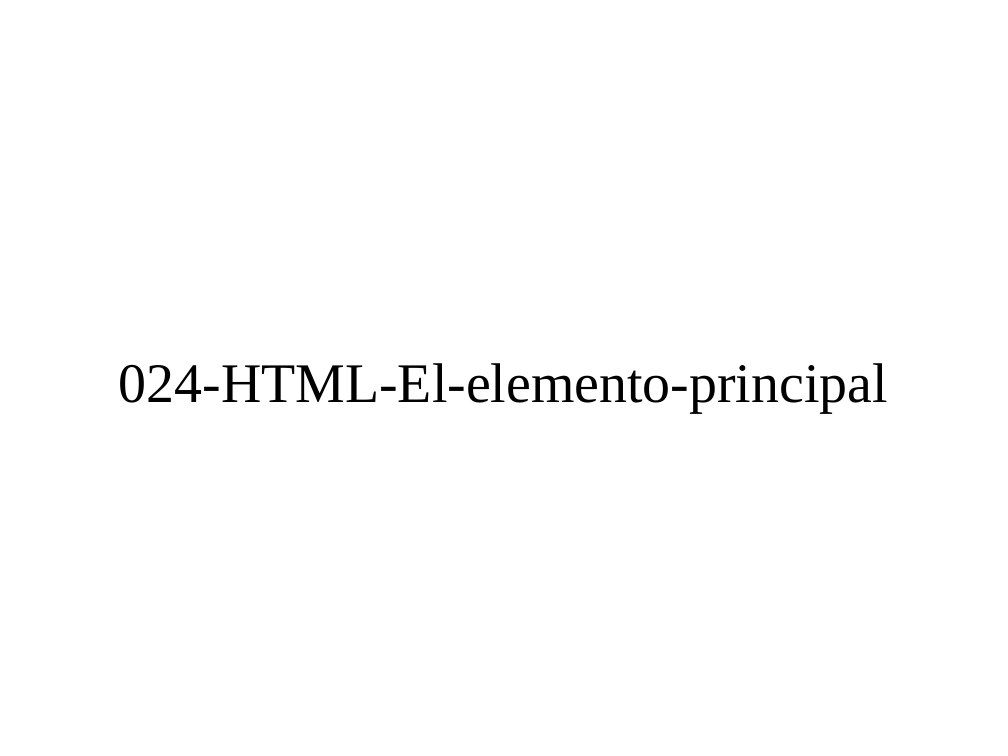
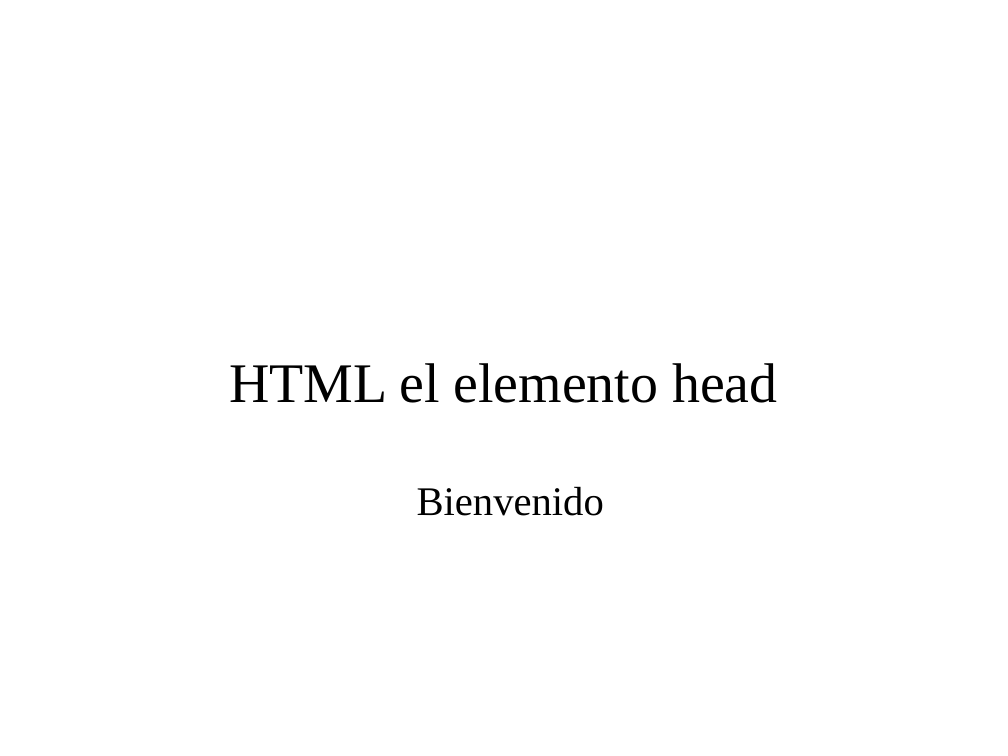
Before and after one commit to codefuncode/Curso-de-HTML-2020, a slide deck: slide 1 of 01-Tutorial-HTML/024-HTML-El-elemento-principal/024-HTML-El-elemento-principal.odp. Drawn at 1008x756 pixels with LibreOffice and Linux fonts; fonts in the diff are those of the drawing; background and template pictures are left out. Boxes give left, top, right and bottom in pixels: in the first picture for what was removed or moved away, otherwise in the second. Text is boxed around its words. In the diff, an @@ line names an element or a change of style, - is before the commit and + after.

```diff
--- a/01-Tutorial-HTML/024-HTML-El-elemento-principal/024-HTML-El-elemento-principal.odp
+++ b/01-Tutorial-HTML/024-HTML-El-elemento-principal/024-HTML-El-elemento-principal.odp
@@ title at (229,363,777,403): text changed @@
-024-HTML-El-elemento-principal
+HTML el elemento head
@@ text added at (417,486,604,516), 32 pt, text #000000 @@
+Bienvenido
```
Also in this commit, not shown: 6 slides added, 4 slides removed, 7 other files.
